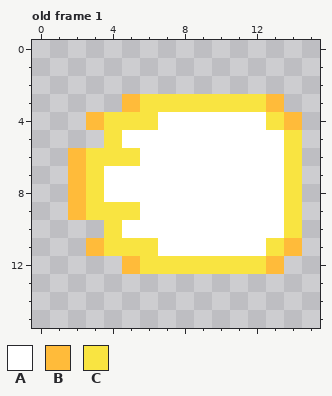
A pixel-art file gets an edit: Final/Graphics/Bullet1Destroy.ase. Above is the file before it was changed.
16x16 pixels, 4 frames. Shown: old frame 1. The commit also changed other frames, which this record leaves out.
Palette (. is transparent): A #ffffff  B #ffbb3a  C #f9e441
Pixels before, old frame 1, first column x 2:
 3 ...BCCCCCCCB.
 4 .BCCCAAAAAACB
 5 ..CAAAAAAAAAC
 6 BCCCAAAAAAAAC
 7 BCAAAAAAAAAAC
 8 BCAAAAAAAAAAC
 9 BCCCAAAAAAAAC
10 ..CAAAAAAAAAC
11 .BCCCAAAAAACB
12 ...BCCCCCCCB.
New version:
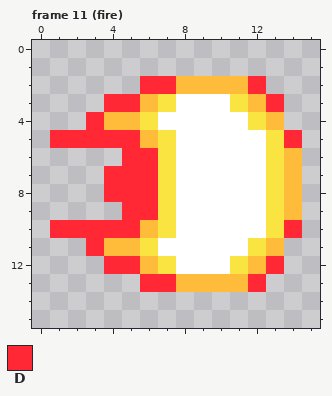
Colours new in this view: D #ff2834
A new or re-ordered frame is compared with the old frame closest to it.
Diff:
frames 4 -> 34
Changed rows in their new state; - is an unchanged pixel.
Frame 11 (fire) is new; against old frame 1:
first column x 1:
 2 -----DDBBBBD--
 3 ---DDB-AAA-BD-
 4 --DBB------CB.
 5 DDDDDBC-----CD
 6 -...DDC-----CB
 7 -..DDDC-----CB
 8 -..DDDC-----CB
 9 -...DDC-----CB
10 DDDDDBC-----CD
11 --DBB------CB.
12 ---DDB-AAA-BD-
13 -----DDBBBBD--
Changed places in both pictures, as pixel boxes (x1, y1, x2, y2):
changed: (50, 76, 302, 292)
